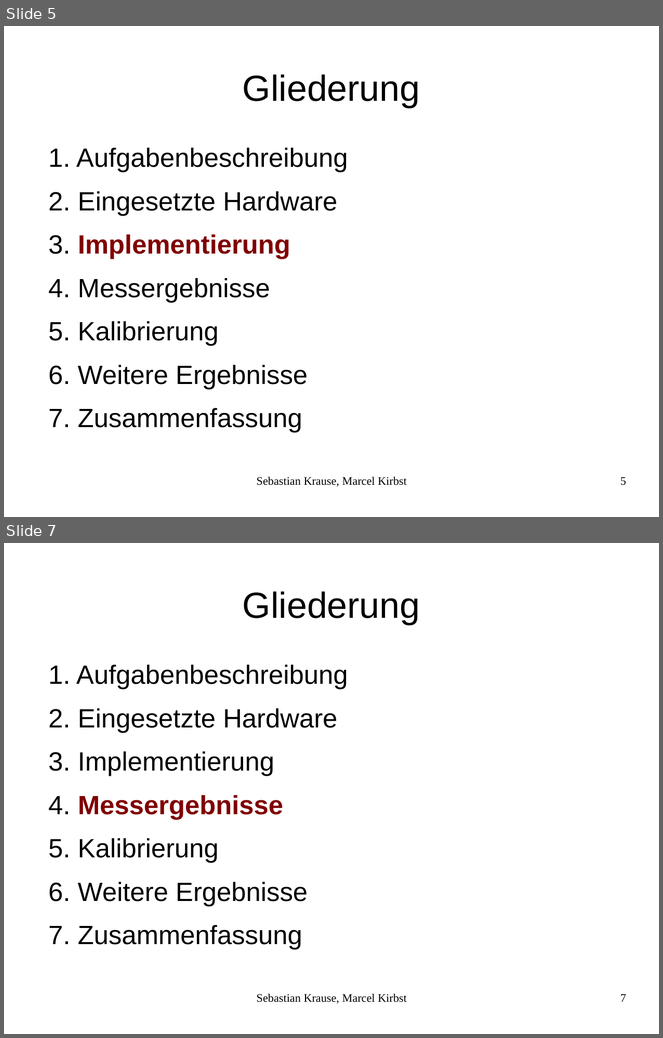
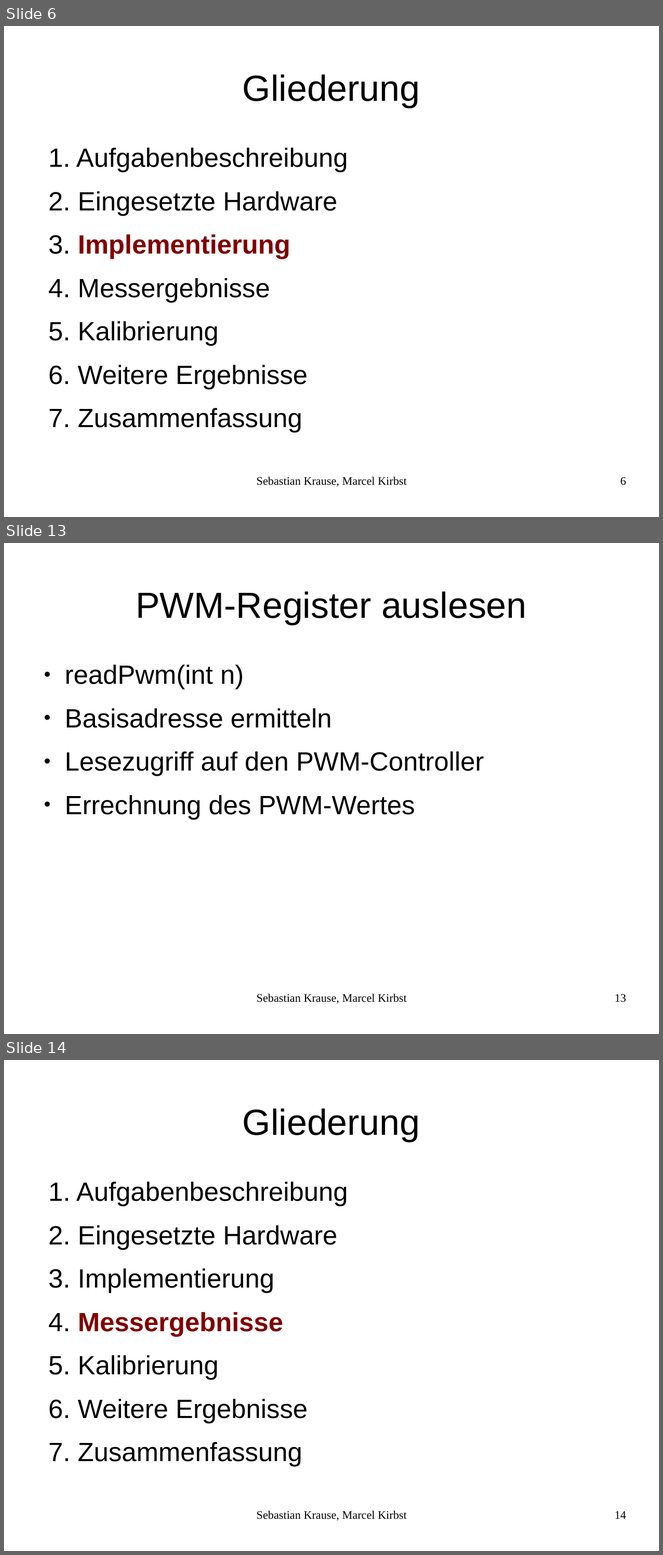
Before and after one commit to mkirbst/mca, a slide deck: praesi/mca.odp. Shown one above the other, each under a label of ours: slides 5 and 7 before the commit, slides 6, 13 and 14 after it; the slides between them are not shown. The pictures are 663x1038 and 663x1555 pixels, drawn with LibreOffice and Linux fonts; fonts in the diff are those of the drawing. Boxes give left, top, right and bottom in pixels: in the first picture for what was removed or moved away, otherwise in the second. Text is boxed around its words. In the diff, an @@ line names an element or a change of style, - is before the commit and + after.

```diff
--- a/praesi/mca.odp
+++ b/praesi/mca.odp
@@ slide 13 added at <box>4,543,659,1034</box>, background #FFFFFF @@
@@ title added at <box>136,591,527,625</box>, 44 pt, text #000000 @@
+PWM-Register auslesen
@@ text added at <box>65,665,484,820</box>, 32 pt, text #000000 @@
+● readPwm(int n)
+● Basisadresse ermitteln
+● Lesezugriff auf den PWM-Controller
+● Errechnung des PWM-Wertes
@@ text added at <box>257,994,407,1004</box>, 14 pt, text #000000 @@
+Sebastian Krause, Marcel Kirbst
@@ page number added at <box>615,994,626,1003</box>, 14 pt, text #000000 @@
+13
@@ what was slide 5 is now slide 6 @@
@@ page number at <box>621,477,626,486</box>: text changed @@
-5
+6
@@ what was slide 7 is now slide 14 @@
@@ page number at <box>615,1511,626,1519</box>: text changed @@
-7
+14
```
Also in this commit, not shown: 4 slides changed, 7 other slides added, 1 slide removed, 1 other file.
